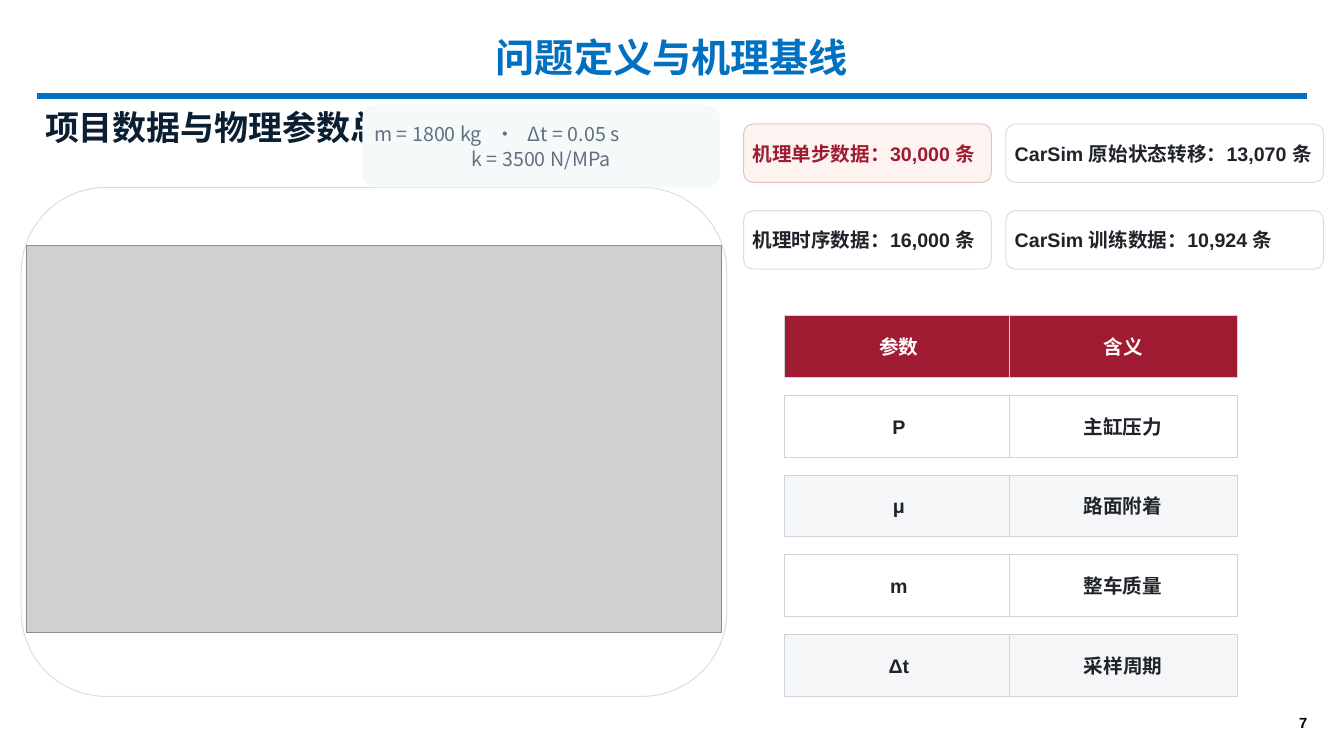
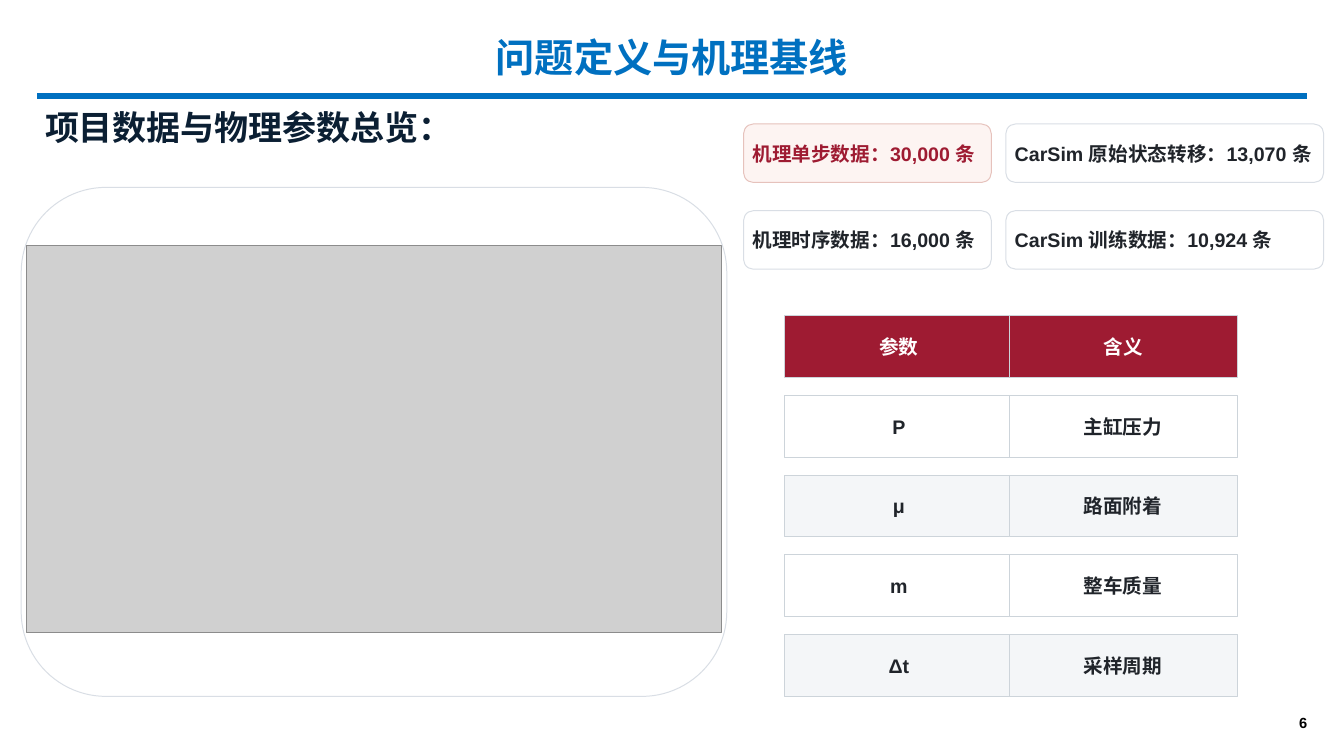
Before and after one commit to MrZang27/World-Model-in-Brake-System, a slide deck: slide 6 of docs/Group1_World_Model_Brake_System_Final.pptx (slide 7 before the commit). Drawn at 1344x756 pixels with LibreOffice and Linux fonts; fonts in the diff are those of the drawing; grey boxes stand for pictures; background and template pictures are left out. Boxes give left, top, right and bottom in pixels: in the first picture for what was removed or moved away, otherwise in the second. Text is boxed around its words. In the diff, an @@ line names an element or a change of style, - is before the commit and + after.

```diff
--- a/docs/Group1_World_Model_Brake_System_Final.pptx
+++ b/docs/Group1_World_Model_Brake_System_Final.pptx
@@ rounded rectangle removed at [362, 105, 720, 188] @@
-m = 1800 kg · Δt = 0.05 s
-k = 3500 N/MPa
@@ page number at [1299, 718, 1307, 728]: text changed @@
-7
+6
```
Also in this commit, not shown: 6 other slides changed, 1 slide added, 5 slides removed, 2 other files.
